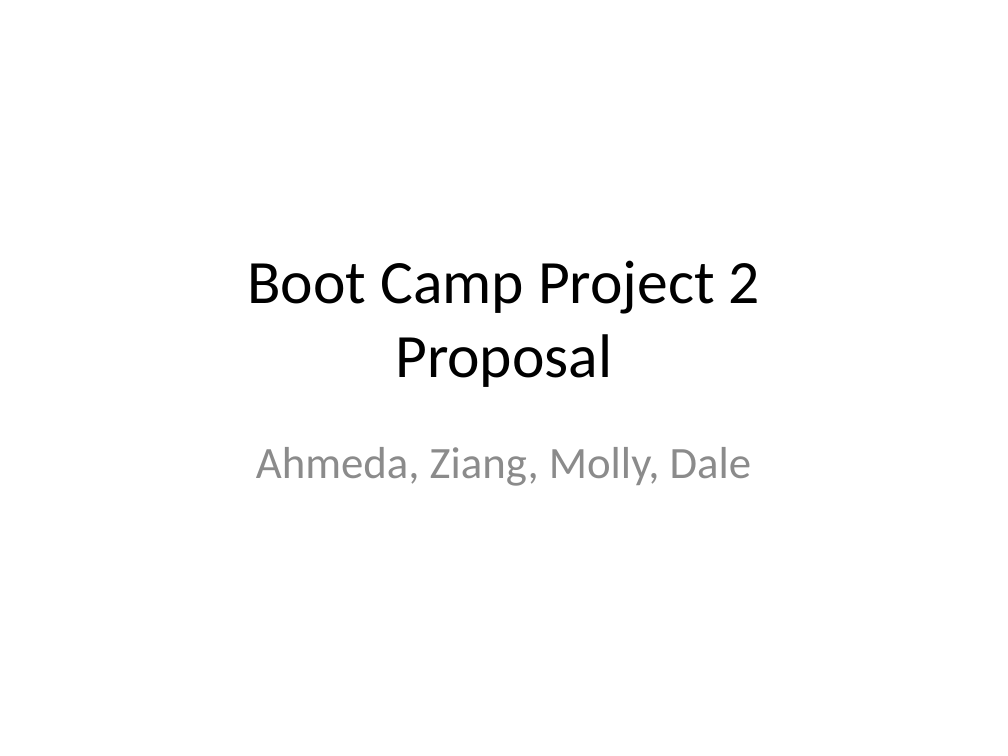
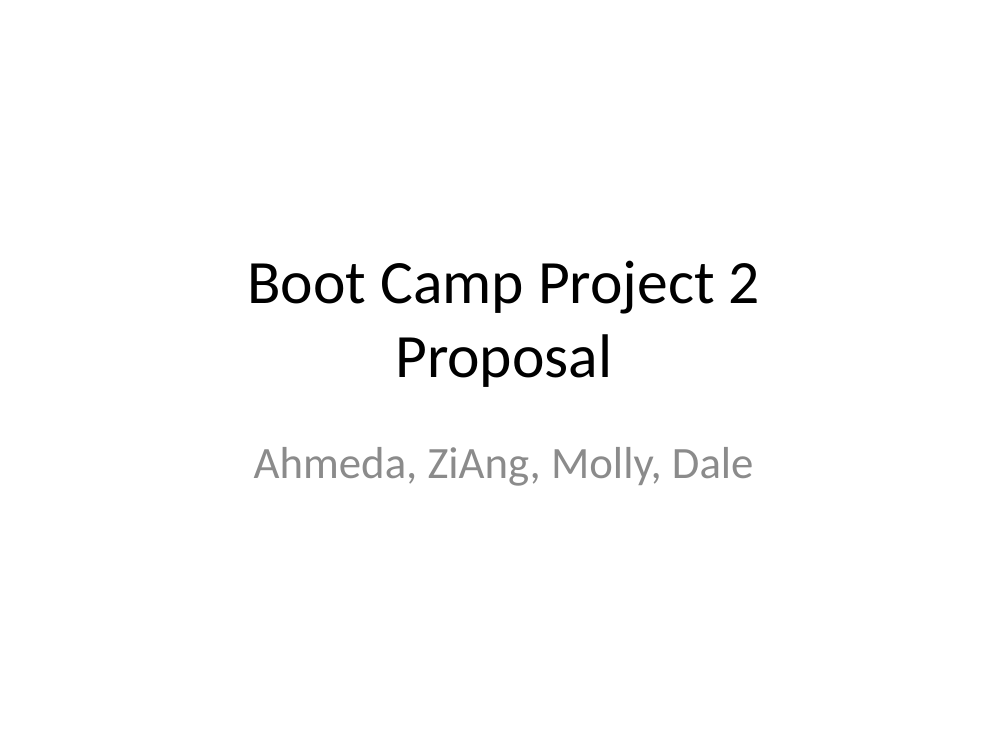
Before and after one commit to ziangzhang10/austin-animal-shelters, a slide deck: slide 1 of Boot Camp Project 2 Proposal.pptx. Drawn at 1008x756 pixels with LibreOffice and Linux fonts; fonts in the diff are those of the drawing. Boxes give left, top, right and bottom in pixels: in the first picture for what was removed or moved away, otherwise in the second. Text is boxed around its words. In the diff, an @@ line names an element or a change of style, - is before the commit and + after.

Commit message:
Updated proposal

```diff
--- a/Boot Camp Project 2 Proposal.pptx
+++ b/Boot Camp Project 2 Proposal.pptx
@@ subtitle at [254,447,754,486]: text changed @@
-Ahmeda, Ziang, Molly, Dale
+Ahmeda, ZiAng, Molly, Dale
```
Also in this commit, not shown: 1 other slide changed, 3 slides added, 1 other file.
